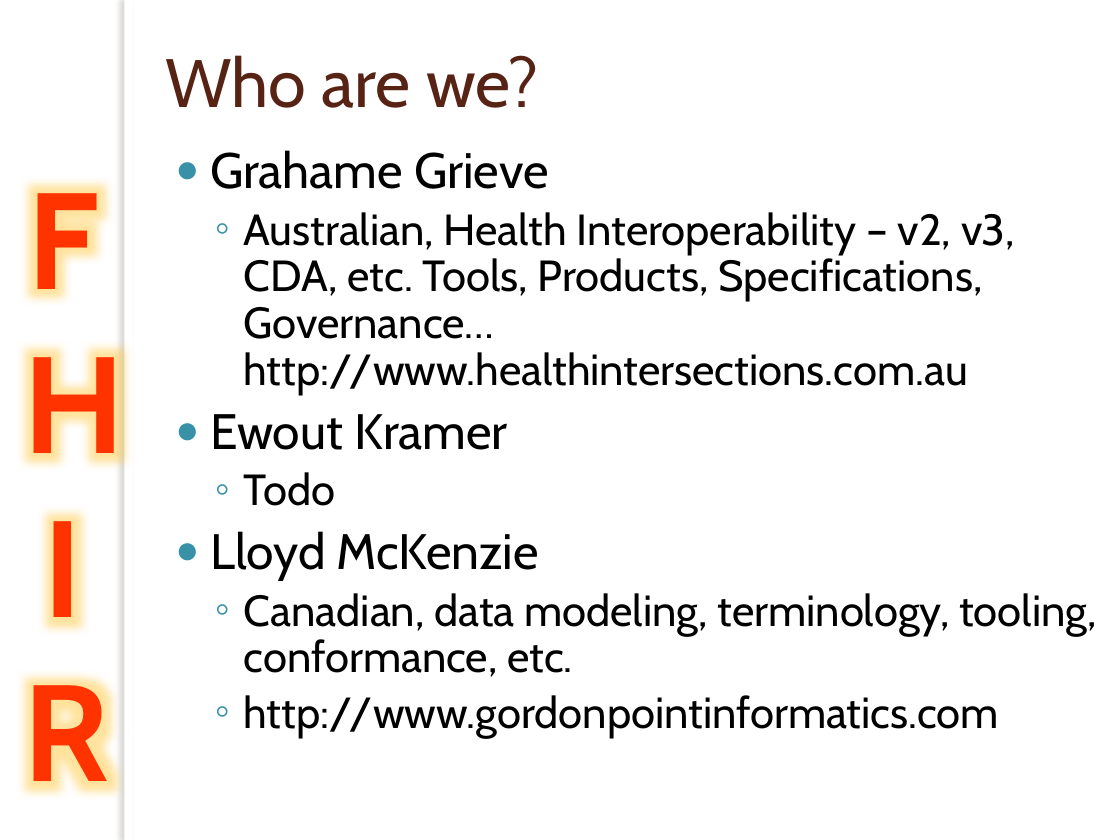
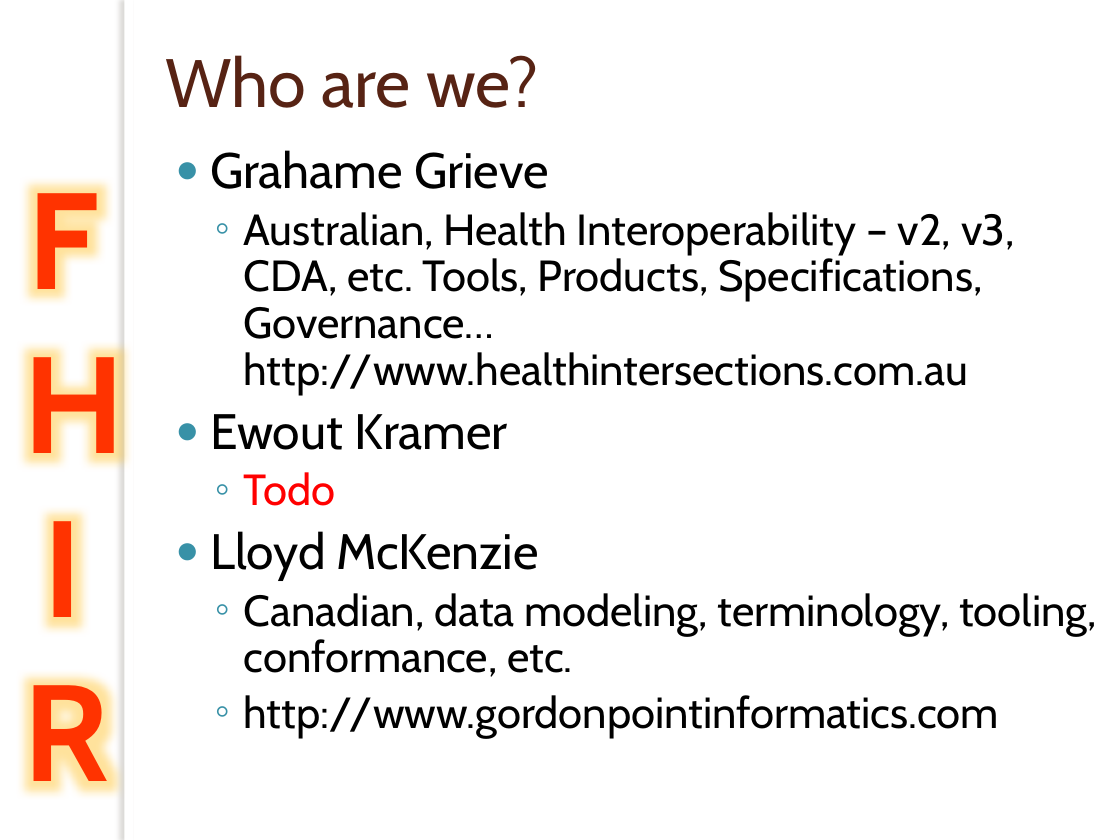
Before and after one commit to vista-novo/fhir, a slide deck: slide 3 of presentations/2012-May WGM Tutorials/201205 WGM Building with FHIR.pptx. Drawn at 1120x840 pixels with LibreOffice and Linux fonts; fonts in the diff are those of the drawing; background and template pictures are left out. Boxes give left, top, right and bottom in pixels: in the first picture for what was removed or moved away, otherwise in the second. Text is boxed around its words. In the diff, an @@ line names an element or a change of style, - is before the commit and + after.

```diff
--- a/presentations/2012-May WGM Tutorials/201205 WGM Building with FHIR.pptx
+++ b/presentations/2012-May WGM Tutorials/201205 WGM Building with FHIR.pptx
@@ text at [244,472,336,506]: text colour #000000 to #FF0000 in "Todo" @@
```
Also in this commit, not shown: 11 other slides changed.
